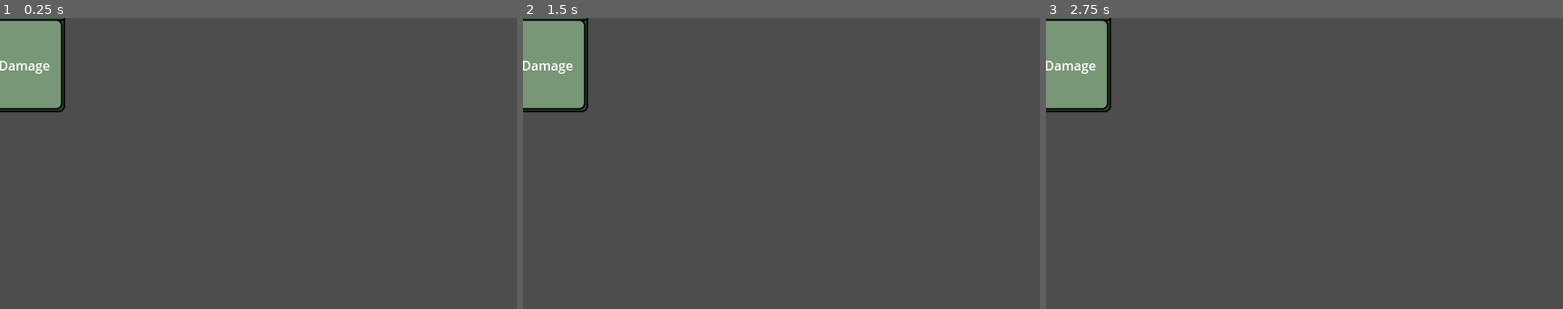
Above: before the commit, frames 1-3 (left to right).
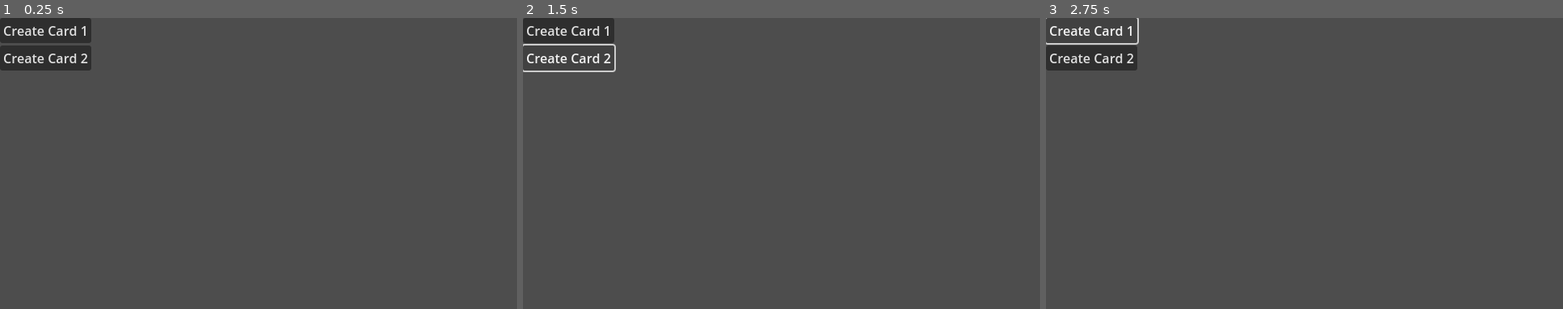
Above: after the commit, the same moments.

Repository: Kwism1127/FearNotDeath
Game: Godot game, scene res://deck_n_hand.tscn
Same seed, same stepped clock (60 frames per second), same inputs: the game is played once before the commit and once after it.
Inputs (mouse positions are in pixels of both pictures, inside the frame that each line leads up to):
- Up to frame 1 (0.25 s): no input
- Up to frame 2 (1.5 s): click (569, 29) at 0.5 s, where only the run after the commit has a clickable "Create Card 1"; click (569, 58) at 1.25 s, where only the run after the commit has a clickable "Create Card 2"
- Up to frame 3 (2.75 s): click (1092, 29) at 2 s, where only the run after the commit has a clickable "Create Card 1"

The runs differ from the first frame. In frame 1, 4.8% of the frame differs, in the area x 0-18%, y 0-33%; in frame 2, 4.5%; in frame 3, 4.5%.

Commit message:
Card Creation Code
Added code to create cards manually in editor
Added code stub that will eventually allow creating cards via code
Added resource type image assets

Diff:
--- /dev/null
+++ b/Scripts/card.gd
@@ -0,0 +1,27 @@
+class_name Card extends Node2D
+
+@export var card_name: String = "Card Name"
+@export var card_description: String = "Card Description"
+@export var card_cost: int = 1
+@export var card_cost_resource: Node2D
+@export var card_image: Node2D
+@export var card_type: Node2D
+
+@onready var name_label: Label = $CardName/NameLbl
+@onready var description_label: Label = $CardDescription/DescriptionLbl
+@onready var cost_label: Label = $CardCost/CostLbl
+@onready var cost_sprite: Sprite2D = $CardCost/CostSpr
+@onready var image_sprite: Sprite2D = $CardImage/ImageSpr
+@onready var base_sprite: Sprite2D = $CardBase/BaseSpr
+
+func _ready():
+	name_label.set_text(card_name)
+	description_label.set_text(card_description)
+	cost_label.set_text(str(card_cost))
+
+func set_values():
+	pass
+
+# Called every frame. 'delta' is the elapsed time since the previous frame.
+func _process(delta):
+	pass
--- /dev/null
+++ b/Scripts/deck_n_hand.gd
@@ -0,0 +1,20 @@
+extends Node2D
+
+@onready var card_scene: PackedScene = preload("res://card.tscn")
+
+# Called when the node enters the scene tree for the first time.
+func _ready():
+	pass # Replace with function body.
+
+
+# Called every frame. 'delta' is the elapsed time since the previous frame.
+func _process(delta):
+	pass
+
+
+func _on_card_spawn_tester_0_pressed():
+	pass # Replace with function body.
+
+
+func _on_card_spawn_tester_1_pressed():
+	pass # Replace with function body.
--- /dev/null
+++ b/card.tscn
@@ -0,0 +1,53 @@
+[gd_scene load_steps=4 format=3 uid="uid://c5unkrxf8u18p"]
+
+[ext_resource type="Texture2D" uid="uid://41tvq47kla0v" path="res://Assets/ranger_card_base.png" id="1_7m7sd"]
+[ext_resource type="Script" path="res://Scripts/card.gd" id="1_rxrsf"]
+[ext_resource type="Texture2D" uid="uid://drngv8orhpi1x" path="res://Assets/poise_cost_icon.png" id="2_3gm3e"]
+
+[node name="Card" type="Node2D"]
+position = Vector2(316, 178)
+script = ExtResource("1_rxrsf")
+
+[node name="CardBase" type="Node2D" parent="."]
+
+[node name="BaseSpr" type="Sprite2D" parent="CardBase"]
+texture = ExtResource("1_7m7sd")
+
+[node name="CardImage" type="Node2D" parent="."]
+
+[node name="ImageSpr" type="Sprite2D" parent="CardImage"]
+
+[node name="CardName" type="Node2D" parent="."]
+
+[node name="NameLbl" type="Label" parent="CardName"]
+offset_left = -75.0
+offset_top = -117.0
+offset_right = -22.0
+offset_bottom = -94.0
+text = "Strike"
+metadata/_edit_use_anchors_ = true
+
+[node name="CardCost" type="Node2D" parent="."]
+
+[node name="CostLbl" type="Label" parent="CardCost"]
+offset_left = 40.0
+offset_top = -120.0
+offset_right = 80.0
+offset_bottom = -97.0
+text = "1"
+metadata/_edit_use_anchors_ = true
+
+[node name="CostSpr" type="Sprite2D" parent="CardCost"]
+position = Vector2(66, -108)
+texture = ExtResource("2_3gm3e")
+
+[node name="CardDescription" type="Node2D" parent="."]
+
+[node name="DescriptionLbl" type="Label" parent="CardDescription"]
+offset_left = -71.0
+offset_top = 8.0
+offset_right = 45.0
+offset_bottom = 31.0
+text = "Deal 1 Damage"
+autowrap_mode = 2
+metadata/_edit_use_anchors_ = true
--- a/deck_n_hand.tscn
+++ b/deck_n_hand.tscn
@@ -1,45 +1,25 @@
 [gd_scene load_steps=2 format=3 uid="uid://c8uiuff7tftri"]
 
-[ext_resource type="Texture2D" uid="uid://41tvq47kla0v" path="res://Assets/ranger_card_base.png" id="1_cjws0"]
+[ext_resource type="Script" path="res://Scripts/deck_n_hand.gd" id="1_scnc1"]
 
 [node name="DeckNHand" type="Node2D"]
+script = ExtResource("1_scnc1")
 
-[node name="Card" type="Node2D" parent="."]
+[node name="CanvasLayer" type="CanvasLayer" parent="."]
 
-[node name="CardBase" type="Node2D" parent="Card"]
+[node name="Spawn Point" type="Node2D" parent="CanvasLayer"]
+position = Vector2(316, 168)
 
-[node name="Sprite2D" type="Sprite2D" parent="Card/CardBase"]
-texture = ExtResource("1_cjws0")
+[node name="CardSpawnTester0" type="Button" parent="."]
+offset_right = 8.0
+offset_bottom = 8.0
+text = "Create Card 1"
 
-[node name="CardImage" type="Node2D" parent="Card"]
+[node name="CardSpawnTester1" type="Button" parent="."]
+offset_top = 34.0
+offset_right = 113.0
+offset_bottom = 65.0
+text = "Create Card 2"
 
-[node name="Sprite2D" type="Sprite2D" parent="Card/CardImage"]
-
-[node name="CardName" type="Node2D" parent="Card"]
-
-[node name="Label" type="Label" parent="Card/CardName"]
-offset_left = -75.0
-offset_top = -117.0
-offset_right = -22.0
-offset_bottom = -94.0
-text = "Strike"
-
-[node name="CardCost" type="Node2D" parent="Card"]
-
-[node name="Label" type="Label" parent="Card/CardCost"]
-offset_left = 35.0
-offset_top = -120.0
-offset_right = 75.0
-offset_bottom = -97.0
-text = "1"
-
-[node name="Sprite2D" type="Sprite2D" parent="Card/CardCost"]
-
-[node name="CardDescription" type="Node2D" parent="Card"]
-
-[node name="Label" type="Label" parent="Card/CardDescription"]
-offset_left = -54.0
-offset_top = 47.0
-offset_right = 62.0
-offset_bottom = 70.0
-text = "Deal 1 Damage"
+[connection signal="pressed" from="CardSpawnTester0" to="." method="_on_card_spawn_tester_0_pressed"]
+[connection signal="pressed" from="CardSpawnTester1" to="." method="_on_card_spawn_tester_1_pressed"]
Binary file added: Assets/arrow_cost_icon.png
Not shown, added: Assets/arrow_cost_icon.png.import
Binary file added: Assets/bullet_cost_icon.png
Not shown, added: Assets/bullet_cost_icon.png.import
Binary file added: Assets/hp_cost_icon.png
Not shown, added: Assets/hp_cost_icon.png.import
Binary file added: Assets/poise_cost_icon.png
Not shown, added: Assets/poise_cost_icon.png.import
